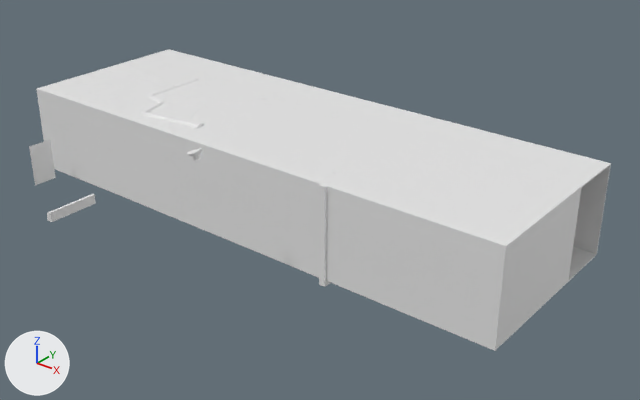
The Blender file Blender/Rui/CORREDOR_RUI.blend as it was, and as the next commit left it.
Camera for both pictures: a 50 mm camera at (186.1, -155.7, 115.9) aimed at (34.8, 33.3, -1.3). The lights are fixed; the arrows at lower left show +X, +Y and +Z.

In view in the first picture: 'Corredor Principal', 'mano', 'portão'.
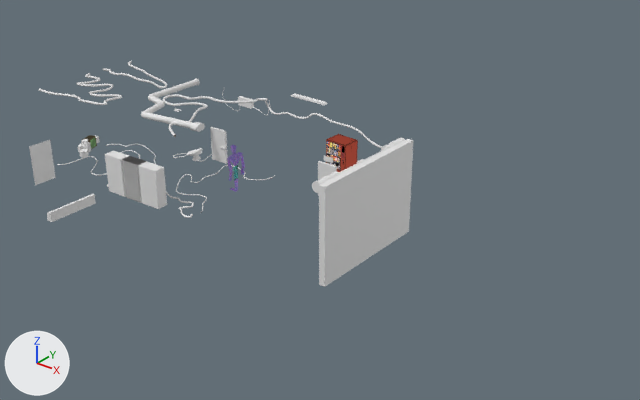
Changed parts and their boxes [x1, y1, x2, y2] in the pictures (640 x 400 px):
'Corredor Principal', hidden
    before: [36, 49, 611, 351]
'portão', unchanged, uncovered by the edit
    before: [319, 184, 330, 287]
    after: [319, 139, 413, 287]
'fio teto', unchanged, uncovered by the edit
    before: [40, 61, 267, 136]
    after: [39, 61, 268, 137]
'servers.002', unchanged, uncovered by the edit
    after: [138, 162, 167, 209]

Edits to the bpy script that builds the scene:
```text
Change ob_corredor_principal:
    add ob_corredor_principal.hide_set(True)
```
